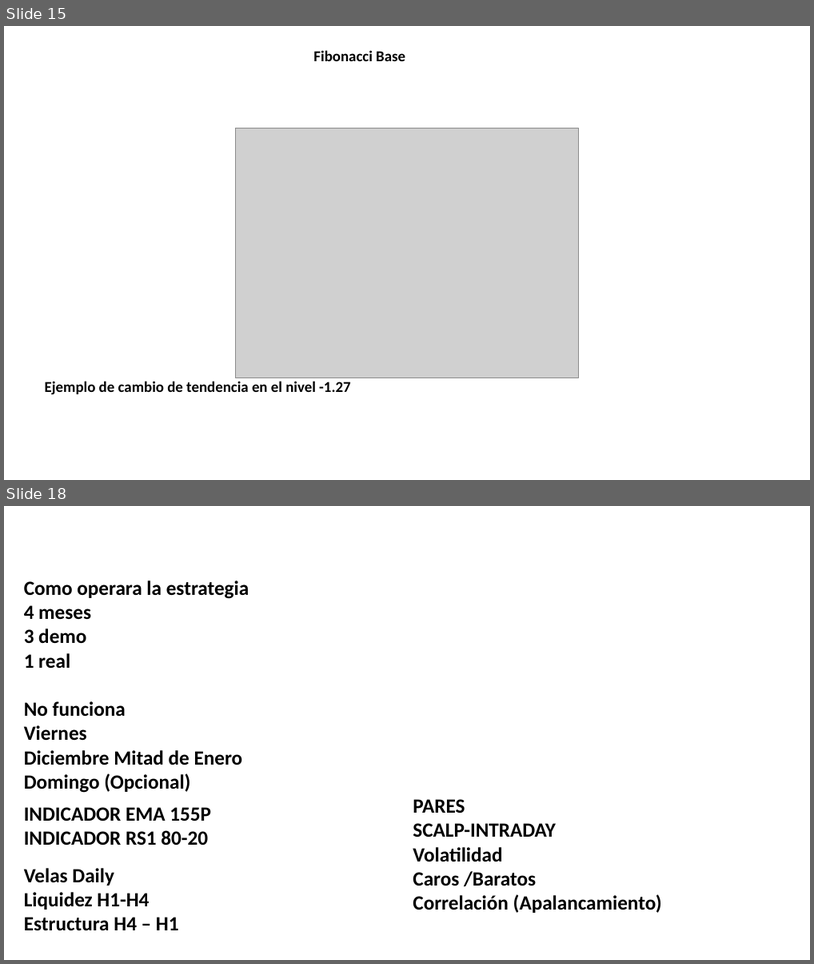
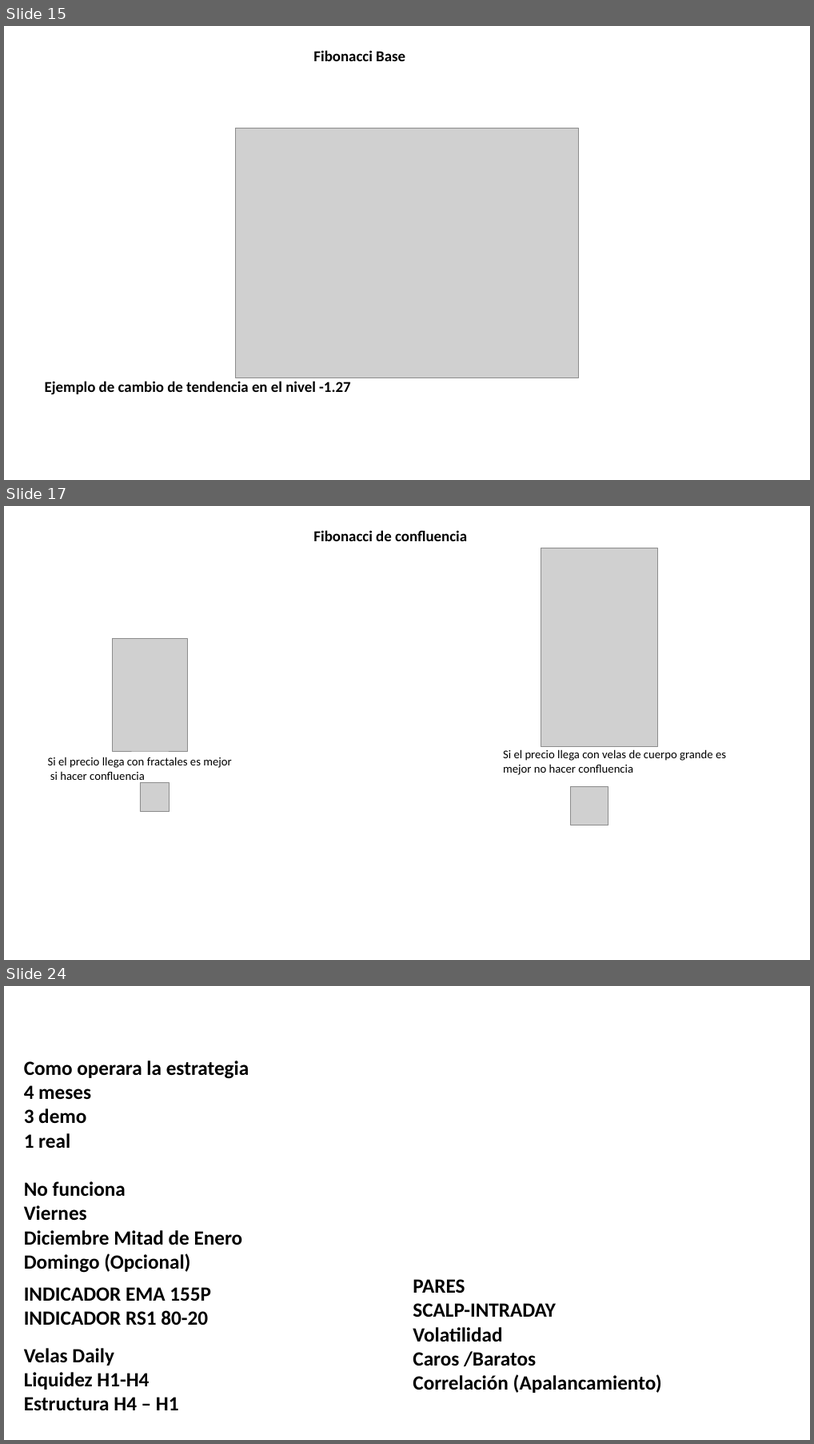
Before and after one commit to Edd1eware/Yields_Academy, a slide deck: Manual_YIELDS_ACADEMY.pptx. Shown one above the other, each under a label of ours: slides 15 and 18 before the commit, slides 15, 17 and 24 after it; the slides between them are not shown. The pictures are 814x964 and 814x1444 pixels, drawn with LibreOffice and Linux fonts; fonts in the diff are those of the drawing; grey boxes stand for pictures. Boxes give left, top, right and bottom in pixels: in the first picture for what was removed or moved away, otherwise in the second. Text is boxed around its words. In the diff, an @@ line names an element or a change of style, - is before the commit and + after.

Commit message:
Fibo de confluencia

```diff
--- a/Manual_YIELDS_ACADEMY.pptx
+++ b/Manual_YIELDS_ACADEMY.pptx
@@ slide 17 added at bbox=[4, 506, 810, 960], background #FFFFFF @@
@@ text added at bbox=[314, 530, 467, 541], 18 pt, text #000000, bold @@
+Fibonacci de confluencia
@@ picture added at bbox=[541, 548, 658, 746] @@
@@ picture added at bbox=[113, 639, 188, 751] @@
@@ text added at bbox=[48, 756, 231, 783], 14 pt, text #000000 @@
+Si el precio llega con fractales es mejor
+si hacer confluencia
@@ text added at bbox=[503, 749, 726, 775], 14 pt, text #000000 @@
+Si el precio llega con velas de cuerpo grande es mejor no hacer confluencia
@@ picture added at bbox=[140, 783, 169, 812] @@
@@ picture added at bbox=[571, 786, 608, 825] @@
@@ what was slide 18 is now slide 24 @@
```
Also in this commit, not shown: 1 slide changed, 6 other slides added, 1 slide removed.
